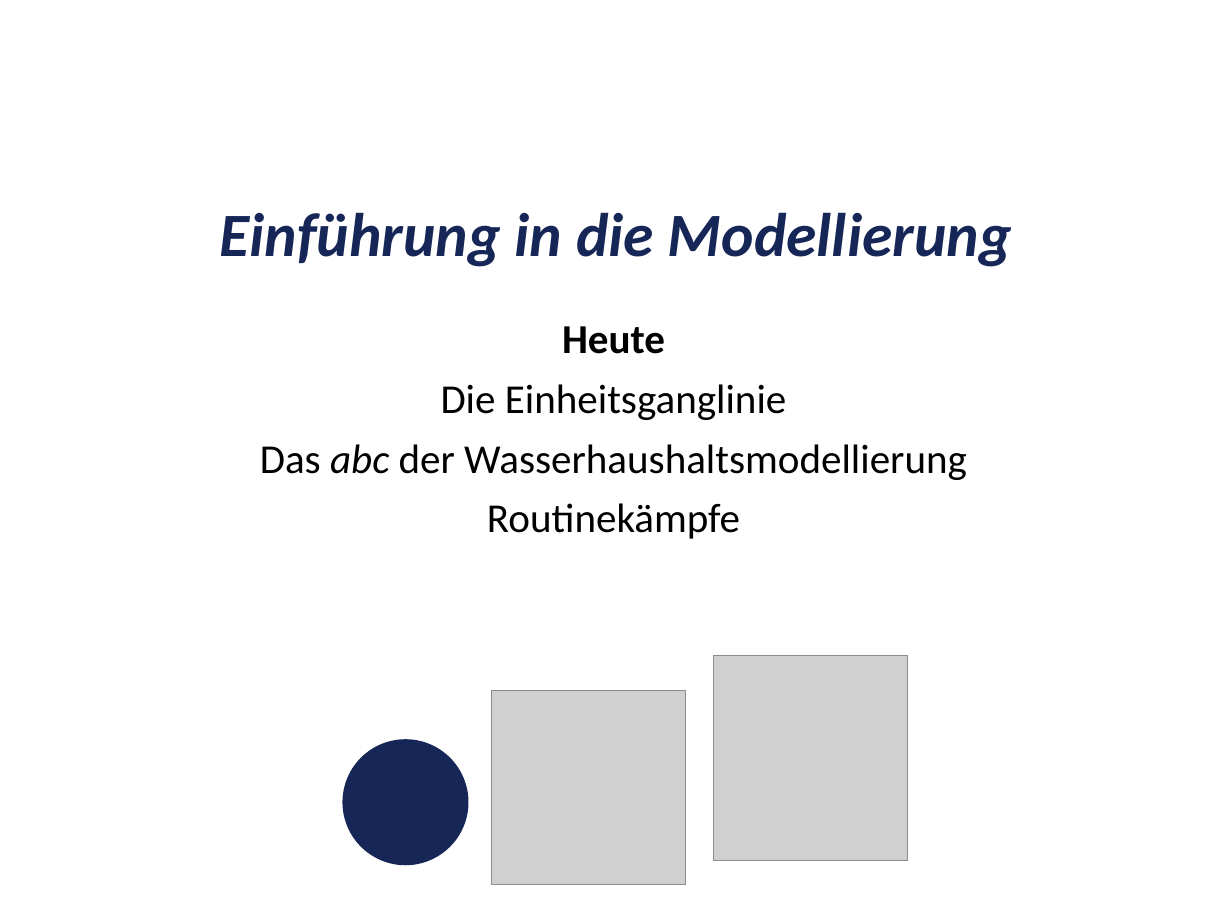
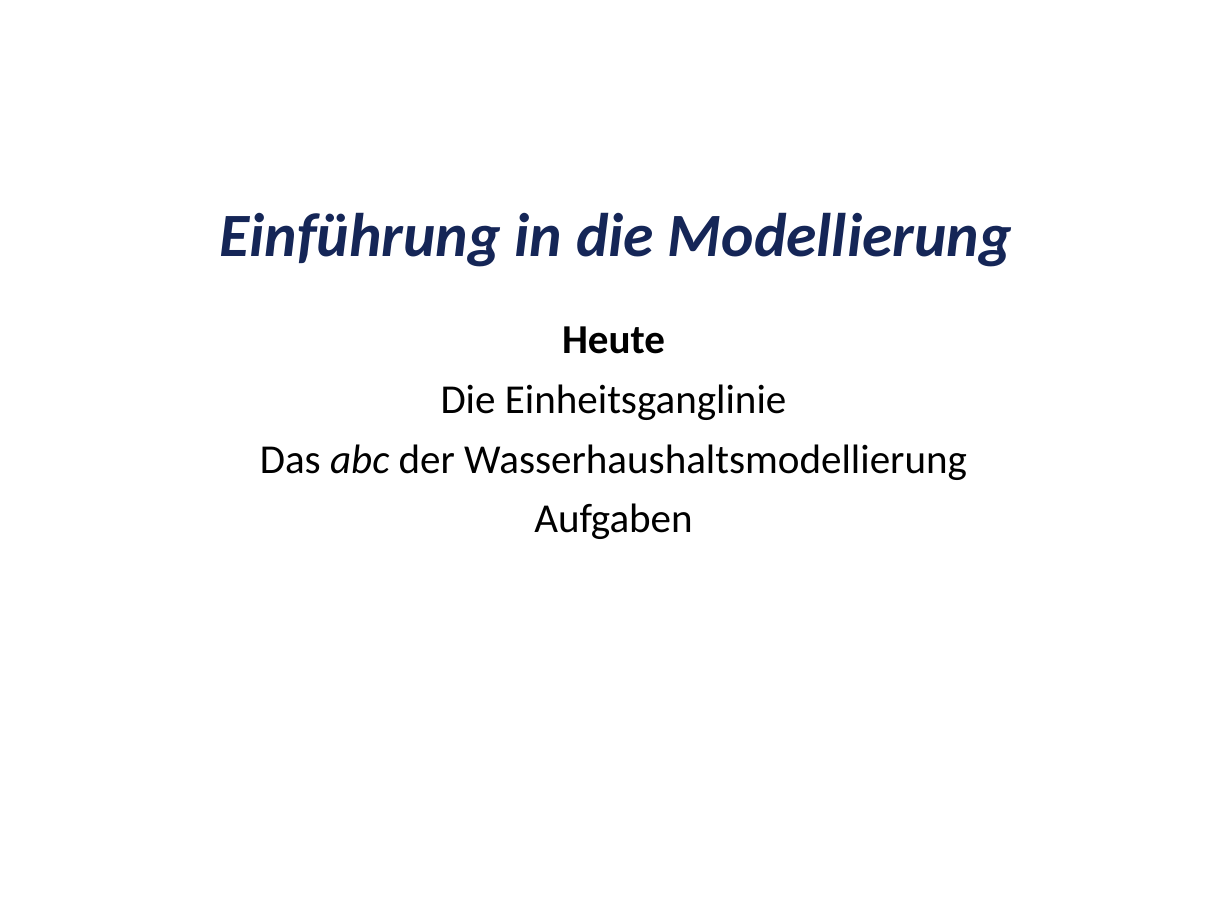
Before and after one commit to heistermann/Einf_Modellierung, a slide deck: slide 2 of Termin_4/folien/UebungModellierung#4.odp (slide 3 before the commit). Drawn at 1232x924 pixels with LibreOffice and Linux fonts; fonts in the diff are those of the drawing; grey boxes stand for pictures. Boxes give left, top, right and bottom in pixels: in the first picture for what was removed or moved away, otherwise in the second. Text is boxed around its words. In the diff, an @@ line names an element or a change of style, - is before the commit and + after.

```diff
--- a/Termin_4/folien/UebungModellierung#4.odp
+++ b/Termin_4/folien/UebungModellierung#4.odp
@@ text at (x1=534, y1=503, x2=692, y2=539): text changed @@
-Routinekämpfe
+Aufgaben
@@ picture removed at (x1=713, y1=655, x2=907, y2=860) @@
@@ picture removed at (x1=492, y1=690, x2=686, y2=885) @@
@@ ellipse removed at (x1=342, y1=739, x2=468, y2=865) @@
```
Also in this commit, not shown: 2 other slides changed, 1 slide removed, 10 other files.
